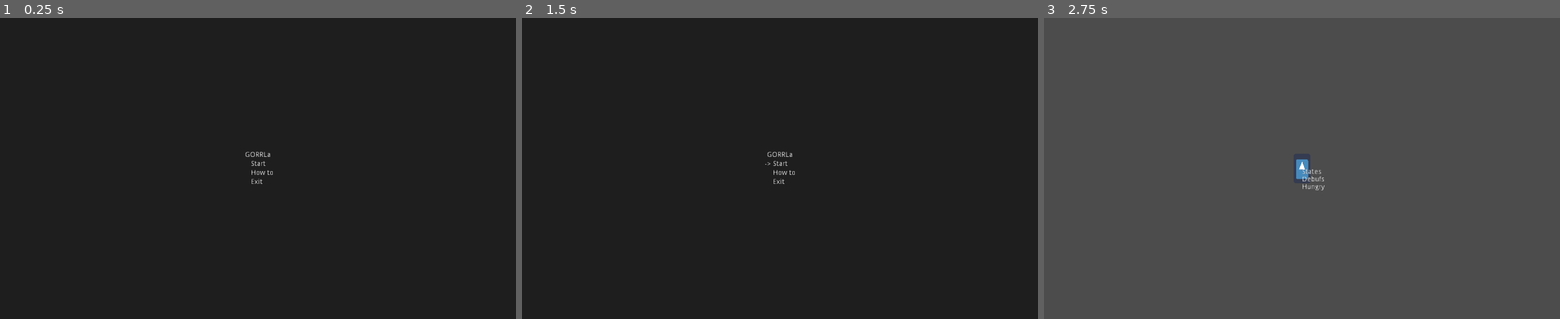
Above: before the commit, frames 1-3 (left to right).
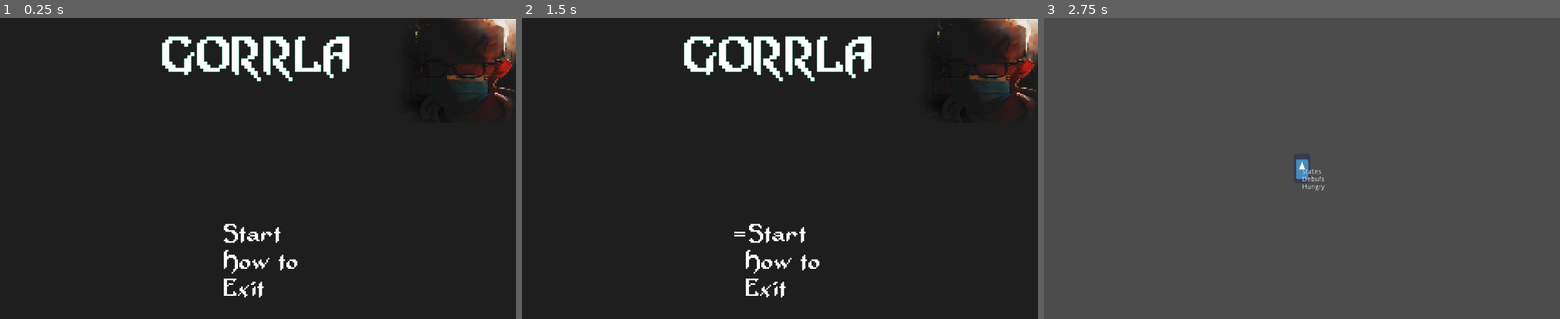
Above: after the commit, the same moments.

Repository: BlastOfMihh/fictional-invention
Game: Godot game, scene res://ScenesNScripts/Menu/Scenes/MainMenu.tscn
Same seed, same stepped clock (60 frames per second), same inputs: the game is played once before the commit and once after it. This scene is started directly instead of the project's main scene. The engine's default icon, where the game draws it, is replaced by a stand-in: a white triangle on a blue panel in a dark square.
Inputs:
- Up to frame 1 (0.25 s): no input
- Up to frame 2 (1.5 s): tap Enter (ui_accept) at 0.5, 0.77, 1.25 s; hold Up (ui_up) 0.53-1.28 s; hold Down (ui_down) from 1.28 s (still down)
- Up to frame 3 (2.75 s): tap Enter (ui_accept) at 1.52, 2 s; release Down (ui_down) at 2.03 s; hold Up (ui_up) from 2.03 s (still down)

The runs differ from the first frame. In frame 1, 4.8% of the frame differs, in the area x 31-100%, y 0-93%; in frame 2, 4.9%; in frame 3, nothing differs.

Commit message:
olaca mai frumos

Diff:
--- a/powercore/ScenesNScripts/Menu/Scenes/MainMenu.tscn
+++ b/powercore/ScenesNScripts/Menu/Scenes/MainMenu.tscn
@@ -1,6 +1,38 @@
-[gd_scene load_steps=2 format=2]
+[gd_scene load_steps=11 format=2]
 
 [ext_resource path="res://ScenesNScripts/Menu/Scripts/MainMenu.gd" type="Script" id=1]
+[ext_resource path="res://Assets/menu assets/terminator.png" type="Texture" id=2]
+[ext_resource path="res://Fonts/Adventurer.ttf" type="DynamicFontData" id=3]
+
+[sub_resource type="DynamicFont" id=1]
+size = 100
+outline_size = 1
+outline_color = Color( 0.592157, 0.952941, 0.85098, 1 )
+font_data = ExtResource( 3 )
+
+[sub_resource type="DynamicFont" id=2]
+size = 50
+font_data = ExtResource( 3 )
+
+[sub_resource type="DynamicFont" id=3]
+size = 50
+font_data = ExtResource( 3 )
+
+[sub_resource type="DynamicFont" id=4]
+size = 50
+font_data = ExtResource( 3 )
+
+[sub_resource type="DynamicFont" id=5]
+size = 50
+font_data = ExtResource( 3 )
+
+[sub_resource type="DynamicFont" id=6]
+size = 50
+font_data = ExtResource( 3 )
+
+[sub_resource type="DynamicFont" id=7]
+size = 50
+font_data = ExtResource( 3 )
 
 [node name="MainMenu" type="MarginContainer"]
 anchor_right = 1.0
@@ -20,91 +52,105 @@
 margin_bottom = 600.0
 
 [node name="VBoxContainer" type="VBoxContainer" parent="CenterContainer"]
-margin_left = 481.0
-margin_top = 266.0
-margin_right = 543.0
-margin_bottom = 334.0
+margin_left = 324.0
+margin_top = 32.0
+margin_right = 700.0
+margin_bottom = 568.0
+custom_constants/separation = 275
 
 [node name="CenterContainer" type="CenterContainer" parent="CenterContainer/VBoxContainer"]
-margin_right = 62.0
-margin_bottom = 14.0
+margin_right = 376.0
+margin_bottom = 100.0
 
 [node name="Label" type="Label" parent="CenterContainer/VBoxContainer/CenterContainer"]
-margin_left = 5.0
-margin_right = 56.0
-margin_bottom = 14.0
+margin_right = 376.0
+margin_bottom = 100.0
+custom_fonts/font = SubResource( 1 )
 text = "GORRLa"
+uppercase = true
 
 [node name="CenterContainer2" type="CenterContainer" parent="CenterContainer/VBoxContainer"]
-margin_top = 18.0
-margin_right = 62.0
-margin_bottom = 68.0
+margin_top = 375.0
+margin_right = 376.0
+margin_bottom = 536.0
 
 [node name="VBoxContainer" type="VBoxContainer" parent="CenterContainer/VBoxContainer/CenterContainer2"]
-margin_right = 62.0
-margin_bottom = 50.0
+margin_left = 90.0
+margin_right = 286.0
+margin_bottom = 161.0
 
 [node name="CenterContainer" type="CenterContainer" parent="CenterContainer/VBoxContainer/CenterContainer2/VBoxContainer"]
-margin_right = 62.0
-margin_bottom = 14.0
+margin_right = 196.0
+margin_bottom = 51.0
 
 [node name="HBoxContainer" type="HBoxContainer" parent="CenterContainer/VBoxContainer/CenterContainer2/VBoxContainer/CenterContainer"]
-margin_right = 62.0
-margin_bottom = 14.0
+margin_right = 196.0
+margin_bottom = 51.0
 
 [node name="Selector" type="Label" parent="CenterContainer/VBoxContainer/CenterContainer2/VBoxContainer/CenterContainer/HBoxContainer"]
-margin_right = 13.0
-margin_bottom = 14.0
+margin_right = 41.0
+margin_bottom = 51.0
 rect_min_size = Vector2( 13, 0 )
+custom_fonts/font = SubResource( 2 )
 text = "->"
 
 [node name="Label2" type="Label" parent="CenterContainer/VBoxContainer/CenterContainer2/VBoxContainer/CenterContainer/HBoxContainer"]
-margin_left = 17.0
-margin_right = 62.0
-margin_bottom = 14.0
-rect_min_size = Vector2( 45, 0 )
+margin_left = 45.0
+margin_right = 196.0
+margin_bottom = 51.0
+rect_min_size = Vector2( 151, 0 )
+custom_fonts/font = SubResource( 3 )
 text = "Start"
 
 [node name="CenterContainer2" type="CenterContainer" parent="CenterContainer/VBoxContainer/CenterContainer2/VBoxContainer"]
-margin_top = 18.0
-margin_right = 62.0
-margin_bottom = 32.0
+margin_top = 55.0
+margin_right = 196.0
+margin_bottom = 106.0
 
 [node name="HBoxContainer" type="HBoxContainer" parent="CenterContainer/VBoxContainer/CenterContainer2/VBoxContainer/CenterContainer2"]
-margin_right = 62.0
-margin_bottom = 14.0
+margin_right = 196.0
+margin_bottom = 51.0
 
 [node name="Selector" type="Label" parent="CenterContainer/VBoxContainer/CenterContainer2/VBoxContainer/CenterContainer2/HBoxContainer"]
-margin_right = 13.0
-margin_bottom = 14.0
+margin_right = 41.0
+margin_bottom = 51.0
 rect_min_size = Vector2( 13, 0 )
+custom_fonts/font = SubResource( 4 )
 text = "->"
 
 [node name="Label2" type="Label" parent="CenterContainer/VBoxContainer/CenterContainer2/VBoxContainer/CenterContainer2/HBoxContainer"]
-margin_left = 17.0
-margin_right = 62.0
-margin_bottom = 14.0
-rect_min_size = Vector2( 45, 0 )
+margin_left = 45.0
+margin_right = 196.0
+margin_bottom = 51.0
+rect_min_size = Vector2( 151, 0 )
+custom_fonts/font = SubResource( 5 )
 text = "How to"
 
 [node name="CenterContainer3" type="CenterContainer" parent="CenterContainer/VBoxContainer/CenterContainer2/VBoxContainer"]
-margin_top = 36.0
-margin_right = 62.0
-margin_bottom = 50.0
+margin_top = 110.0
+margin_right = 196.0
+margin_bottom = 161.0
 
 [node name="HBoxContainer" type="HBoxContainer" parent="CenterContainer/VBoxContainer/CenterContainer2/VBoxContainer/CenterContainer3"]
-margin_right = 62.0
-margin_bottom = 14.0
+margin_right = 196.0
+margin_bottom = 51.0
 
 [node name="Selector" type="Label" parent="CenterContainer/VBoxContainer/CenterContainer2/VBoxContainer/CenterContainer3/HBoxContainer"]
-margin_right = 13.0
-margin_bottom = 14.0
+margin_right = 41.0
+margin_bottom = 51.0
 rect_min_size = Vector2( 13, 0 )
+custom_fonts/font = SubResource( 6 )
 text = "->"
 
 [node name="Label2" type="Label" parent="CenterContainer/VBoxContainer/CenterContainer2/VBoxContainer/CenterContainer3/HBoxContainer"]
-margin_left = 17.0
-margin_right = 62.0
-margin_bottom = 14.0
-rect_min_size = Vector2( 45, 0 )
+margin_left = 45.0
+margin_right = 196.0
+margin_bottom = 51.0
+rect_min_size = Vector2( 151, 0 )
+custom_fonts/font = SubResource( 7 )
 text = "Exit"
+
+[node name="terminator" type="Sprite" parent="."]
+position = Vector2( 901.106, 105.022 )
+scale = Vector2( 3.50184, 2.64234 )
+texture = ExtResource( 2 )
--- a/powercore/ScenesNScripts/Menu/Scripts/MainMenu.gd
+++ b/powercore/ScenesNScripts/Menu/Scripts/MainMenu.gd
@@ -46,8 +46,8 @@
 	selector_two.text = ""
 	selector_three.text = ""
 	if( current_selection == 0 ):
-		selector_one.text ='->'
+		selector_one.text ='='
 	elif( current_selection == 1 ):
-		selector_two.text ='->'
+		selector_two.text ='='
 	elif( current_selection == 2 ):
-		selector_three.text ='->'
+		selector_three.text ='='
Binary file added: powercore/Assets/menu assets/terminator.png
Not shown, added: powercore/Assets/menu assets/terminator.png.import
Binary file added: powercore/Fonts/Adventurer.ttf
